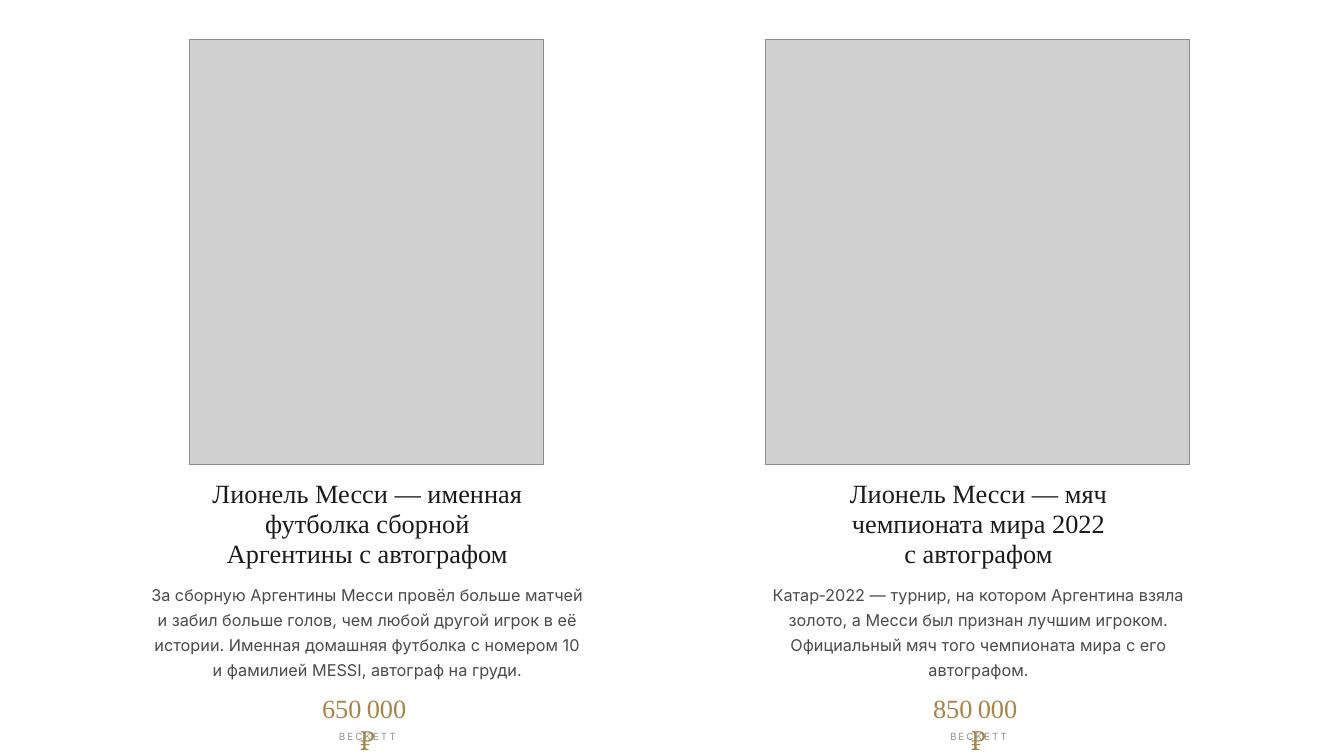
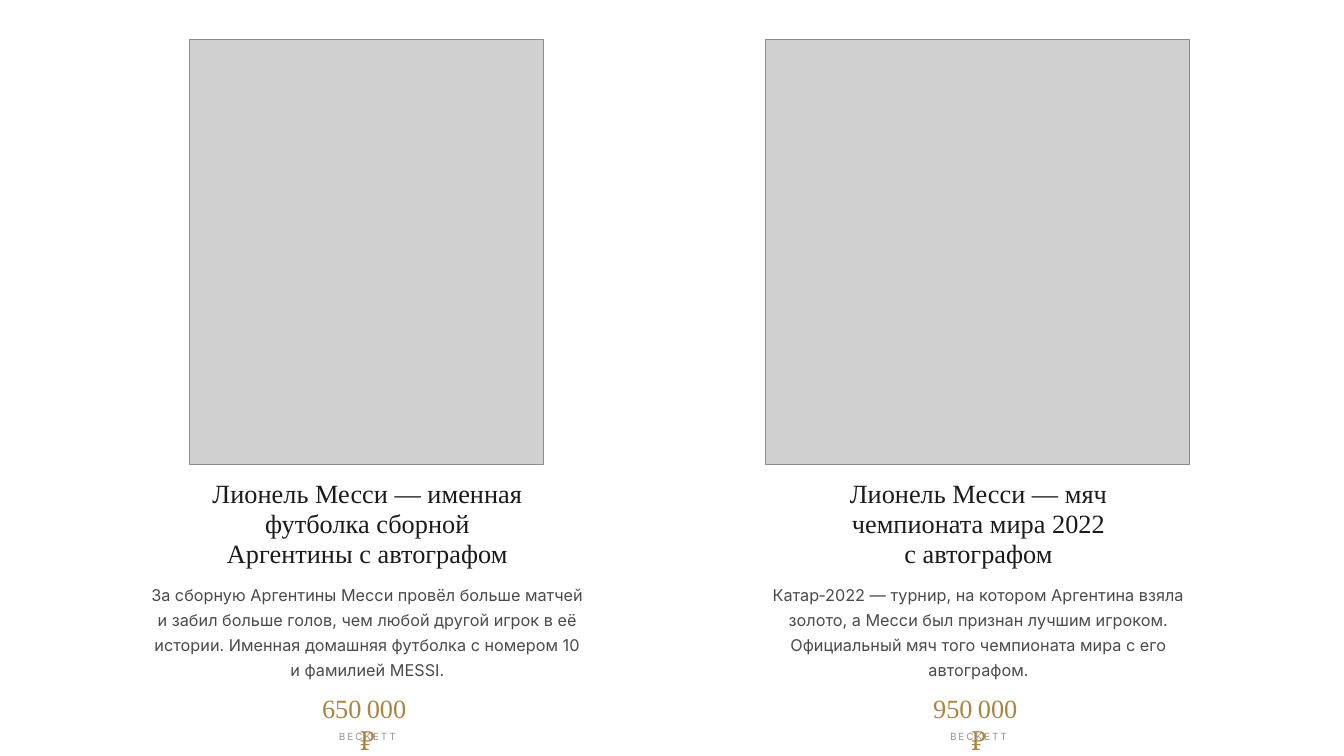
Before and after one commit to VashikMart/relictum, a slide deck: slide 3 of 17_stargift/STARGIFT_Messi.pptx. Drawn at 1344x756 pixels with LibreOffice and Linux fonts; fonts in the diff are those of the drawing; grey boxes stand for pictures. Boxes give left, top, right and bottom in pixels: in the first picture for what was removed or moved away, otherwise in the second. Text is boxed around its words. In the diff, an @@ line names an element or a change of style, - is before the commit and + after.

```diff
--- a/17_stargift/STARGIFT_Messi.pptx
+++ b/17_stargift/STARGIFT_Messi.pptx
@@ text at (151,588,583,680): text changed @@
-За сборную Аргентины Месси провёл больше матчей и забил больше голов, чем любой другой игрок в её истории. Именная домашняя футболка с номером 10 и фамилией MESSI, автограф на груди.
+За сборную Аргентины Месси провёл больше матчей и забил больше голов, чем любой другой игрок в её истории. Именная домашняя футболка с номером 10 и фамилией MESSI.
@@ text at (933,700,1017,719): text changed @@
-850 000 ₽
+950 000 ₽
```
Also in this commit, not shown: 6 other slides changed, 13 other files.
